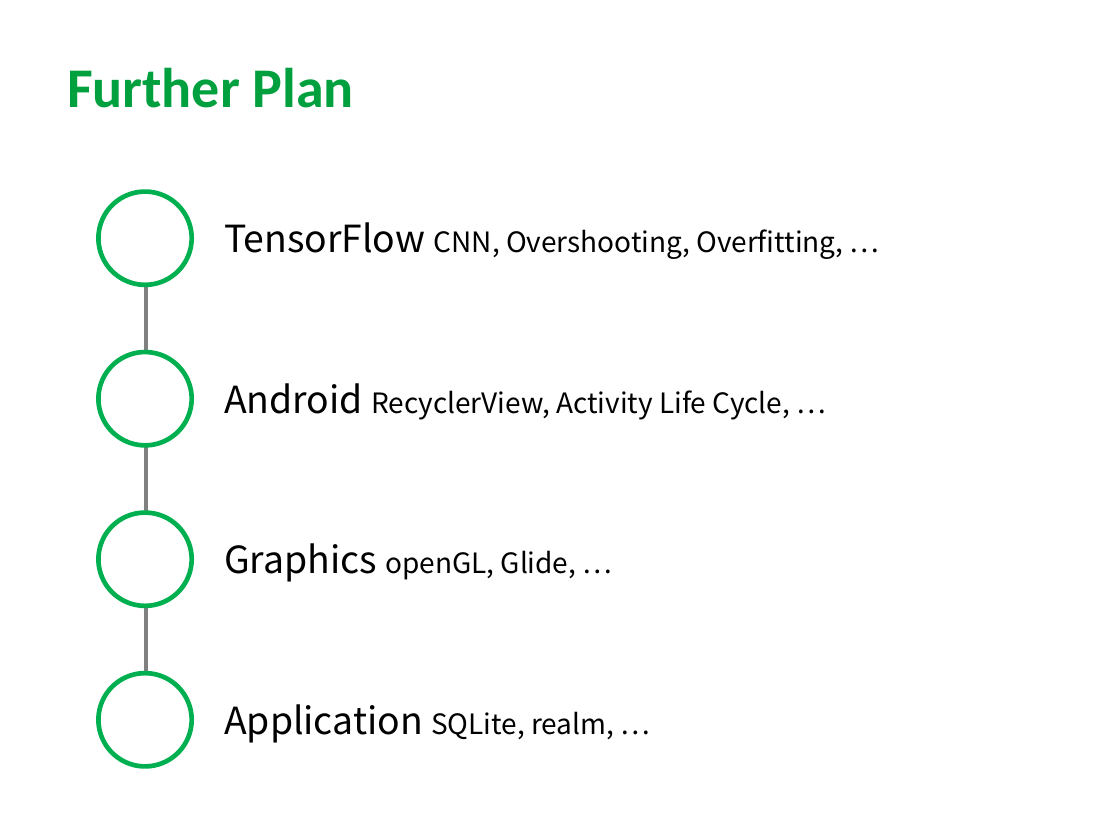
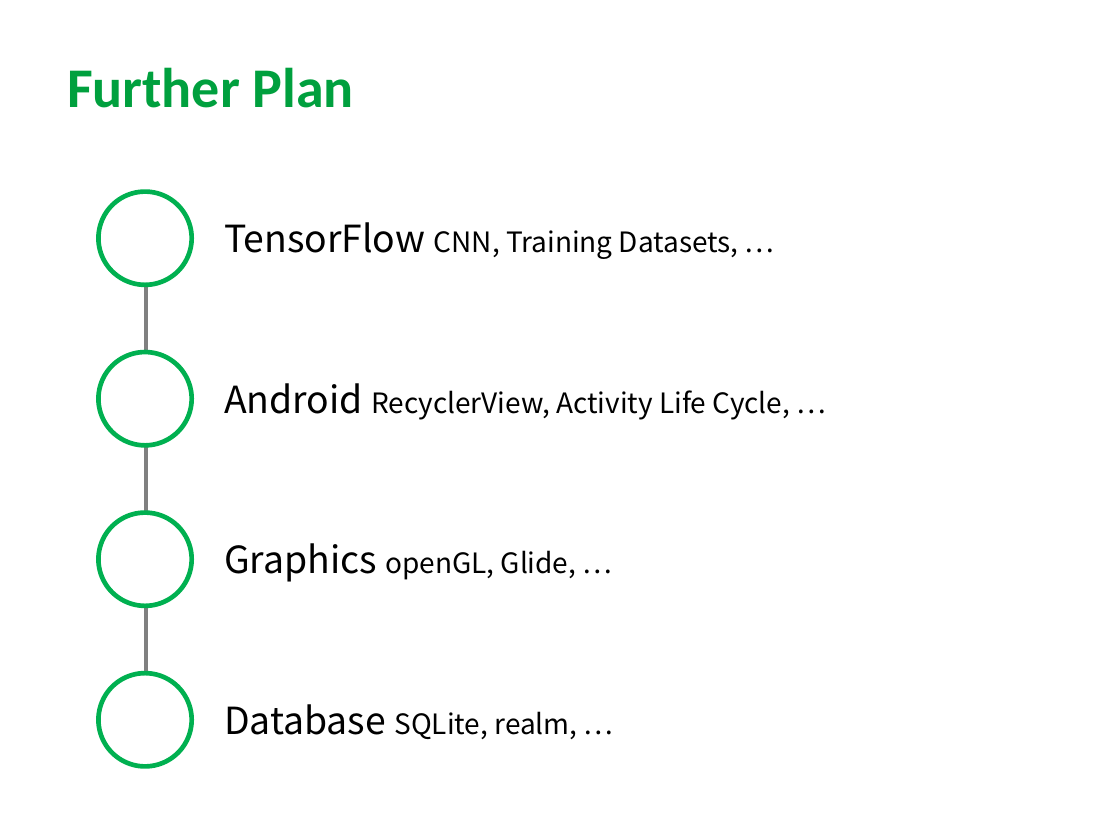
Before and after one commit to Jamjomjara/snu-artoon, a slide deck: slide 15 of artoon-spec.pptx (slide 16 before the commit). Drawn at 1120x840 pixels with LibreOffice and Linux fonts; fonts in the diff are those of the drawing. Boxes give left, top, right and bottom in pixels: in the first picture for what was removed or moved away, otherwise in the second. Text is boxed around its words. In the diff, an @@ line names an element or a change of style, - is before the commit and + after.

```diff
--- a/artoon-spec.pptx
+++ b/artoon-spec.pptx
@@ text at box(224, 222, 739, 259): text changed @@
-TensorFlow CNN, Overshooting, Overfitting, …
+TensorFlow CNN, Training Datasets, …
@@ text at box(224, 704, 578, 739): text changed @@
-Application SQLite, realm, …
+Database SQLite, realm, …
```
Also in this commit, not shown: 4 other slides changed.
